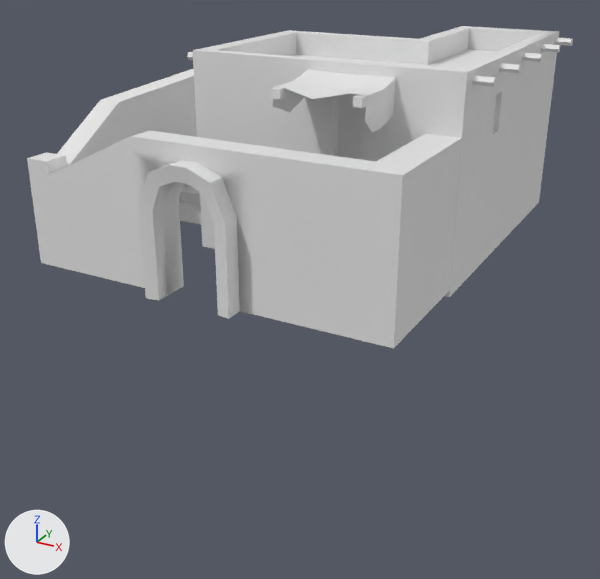
A saved change to the COLLADA model art/meshes/structural/umay_house_C.dae.
One viewpoint serves both versions: a camera (50 mm lens) standing at (14.2, -27.2, 11.0) and looking at (-0.7, -0.2, -2.6). The axes (+X, +Y, +Z) are drawn at lower left. The lights are the same throughout. Where no turn or scale is listed for an object, it has been applied to the vertices. Vertices at the same position are counted once.
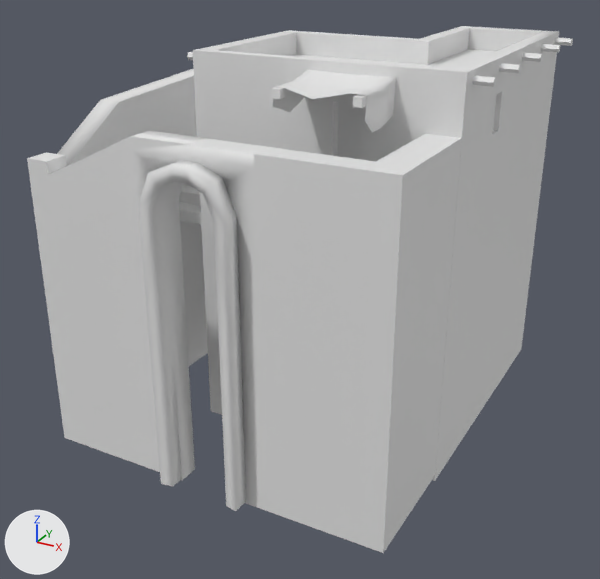
The newer file is also rescaled (x0.971), turned or shifted as a whole; pictures and numbers use the older file's frame.

What differs and where, as boxes (x1, y1, x2, y2) in the pictures (600 x 579 px):
'Cube_001', reshaped (63% taller): before (27, 26, 573, 348); after (27, 26, 573, 553)
part 1 of me_cube_006, added: after (41, 203, 539, 553)

Edits to the bpy script that builds the scene:
```text
Change me_cube_006:
    used by ob_cube_001; location = (0.0, 0.0, -0.64)
    remove me_cube_006.from_pydata(...)  # 427 vertices, 668 faces; spans x -7.6..6.9, y -7.8..9.7, z 0.1..7.5
    add me_cube_006.from_pydata(...)  # 483 vertices, 780 faces; spans x -7.6..6.9, y -7.8..9.7, z -7.4..7.5
    me_cube_006 part 1
    1 vertex is added at (2.7, 7.7, -1.4)
    47 new vertices lie (0.0, 0.0, -7.5) away from vertices in x -7.6..6.3, y -7.1..9.7, z 0.1..6.2
    8 new vertices lie (0.0, 0.0, -7.4) away from vertices in x -2.3..1.0, y -7.8..-7.1, z 0.3
    112 new faces join them
```
